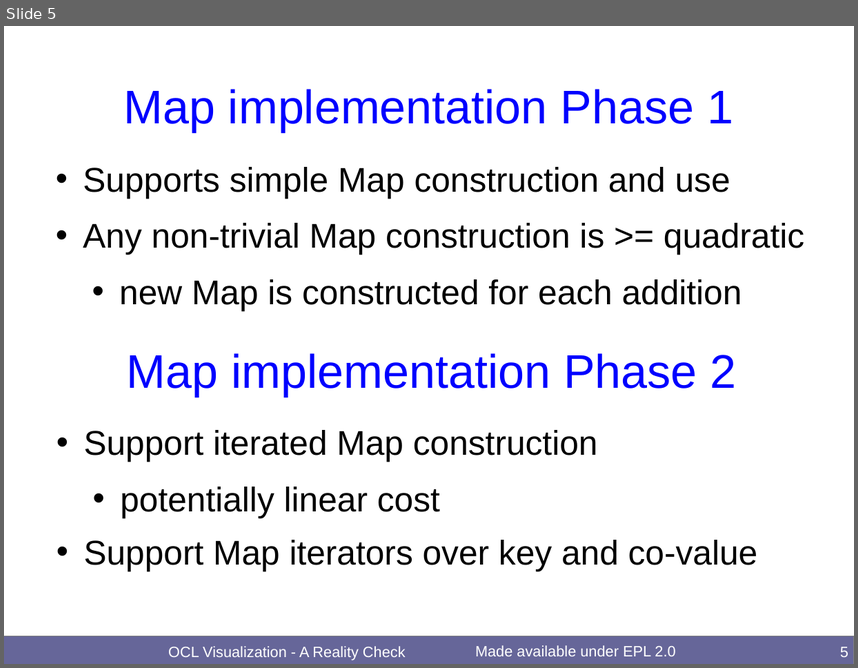
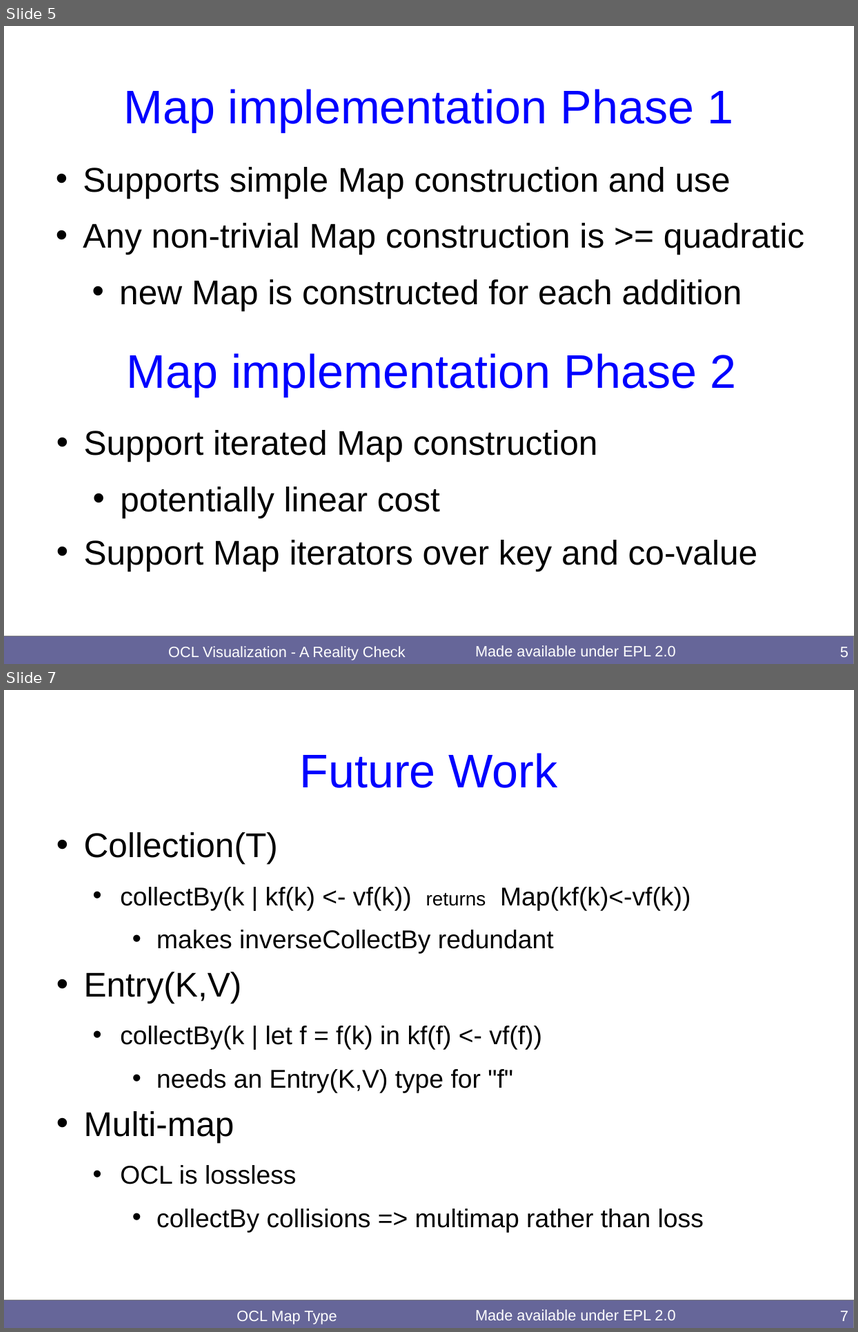
Before and after one commit to eclipse-ocl/ocl-website, a slide deck: ocl/docs/publications/OCL2019MapType/OCLMapType.odp. Shown one above the other, each under a label of ours: slide 5 before the commit, slides 5 and 7 after it; the slides between them are not shown. The pictures are 858x668 and 858x1332 pixels, drawn with LibreOffice and Linux fonts; fonts in the diff are those of the drawing. Boxes give left, top, right and bottom in pixels: in the first picture for what was removed or moved away, otherwise in the second. Text is boxed around its words. In the diff, an @@ line names an element or a change of style, - is before the commit and + after.

Commit message:
[ocl] Final Keynote / Visualization / Map Type slides

```diff
--- a/ocl/docs/publications/OCL2019MapType/OCLMapType.odp
+++ b/ocl/docs/publications/OCL2019MapType/OCLMapType.odp
@@ slide 7 added at (4, 690, 854, 1328), background #FFFFFF; not listed: 2 template elements that a slide beside it also shows @@
@@ title added at (300, 753, 558, 788), 44 pt, text #0000FF @@
+Future Work
@@ text added at (84, 832, 704, 1232), 24 pt, text #000000 @@
+• Collection(T)
+  • collectBy(k | kf(k) <- vf(k)) returns Map(kf(k)<-vf(k))
+    • makes inverseCollectBy redundant
+• Entry(K,V)
+  • collectBy(k | let f = f(k) in kf(f) <- vf(f))
+    • needs an Entry(K,V) type for "f"
+• Multi-map
+  • OCL is lossless
+    • collectBy collisions => multimap rather than loss
@@ text added at (237, 1310, 337, 1323), 14 pt, text #FFFFFF @@
+OCL Map Type
@@ page number added at (840, 1310, 849, 1321), 14 pt, text #FFFFFF @@
+7
```
Also in this commit, not shown: 3 slides changed, 2 other files.
